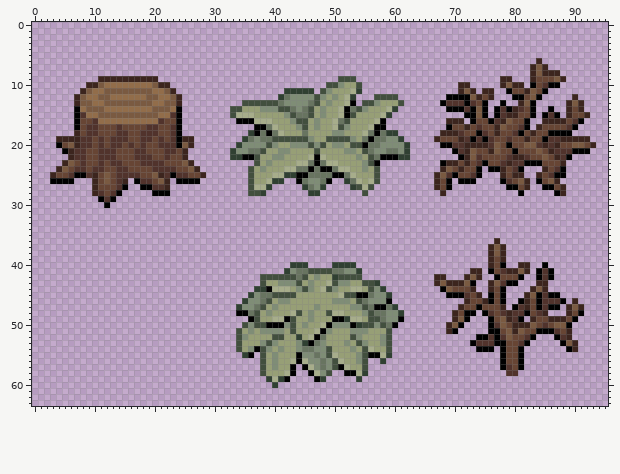
A sprite sheet gets an edit: Assets/GrassPlaneSprites.png. This is how it looked before the edit.
The file is 96x64 pixels. The old version is drawn lined up with the new one.
New version:
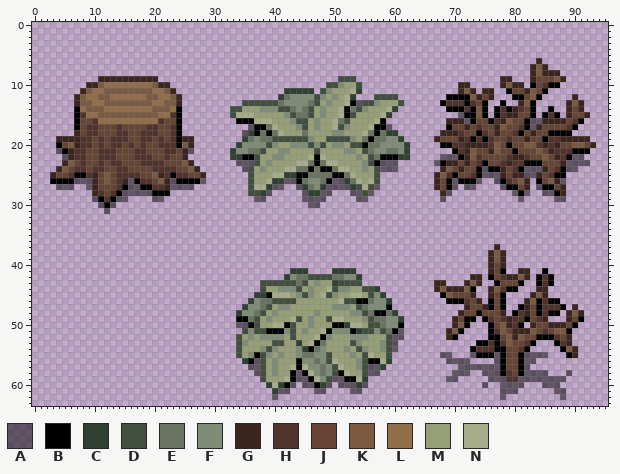
Palette (. is transparent): A #00000080  B #000000  C #304032  D #424f3e  E #687460  F #7f8d76  G #3c251e  H #51332c  J #674534  K #7a5a41  L #926d4a  M #979f76  N #a7ad8b
The edit:
whole drawing moved by +0,+2 (the old picture is shown already moved)
Changed rows in their new state; - is an unchanged pixel.
first column x 4:
13 --------------------------------------------------A--------------------------------------
15 -------------------------------------------------------------------A---------------------
16 --------------------------------------------------------------------A----------AA--------
17 --------------------------------A----------------------A-----------------------A---------
18 -------------------------------A---------------------------------------------------------
21 A---------------------A------------------------------------------------------------------
22 -A--------------------------------------------------------------AAA-------------------AA-
23 ------------------------------AAA---------------------AAA------A---------------------AAAA
24 -------------------------------A----------------------AAA--------------A------AAA----AA--
25 -----------------------------------------------------------------------AAA----AA---------
26 ---AAA------A------A----A-------------AA------AA------------------A---A--A----------A----
27 AAA--A------AA-----AAAA-------------AA--A----AAAA----A------------A-AA----A-----A--------
28 -----------AAAAA-------------------A-----A--AA---AA-A------------A----------A-A--AA------
29 ------A---AA----AA---------------AA------AAAA-----AA------------A------------A-----AA----
30 -------A-A--------------------------------AA---------------------------------------------
31 --------A--------------------------------------------------------------------------------
first column x 34:
36 -------------------------------------------.--------------
37 ------------------------------------------.G.-------------
39 -------------------------------------------K--------------
40 ---------...----....------------------------G--..--.------
41 --------.CCC....CCCC.------------------..-G-B..G--.B.-----
42 ----....CF-EDDDDEEFFC------------..---.G--BJHGGKG---------
43 -----DDDDDEDMF-MCDDDD...----------G...GKG-.BJJJB--BHB-----
44 ---.DMMFFFDM--MNDFFMMD-C.--------GKGGGKB---KHBB--.G-------
45 --.CCBNNNMFDF-NDFMMNNMD-C.--------BKJJJG.-G-----.GKG..----
46 -.C--EDDDD------MNDDBBE--C---------BBBH-G.-----.-K--BB.-.-
47 .C-FEDMFF----M--FFFMDEFFFB.----------.G-JGB-B-.B----HHB.G.
48 CFFEDMF--MM-MF-MMM-FFDEBBEC.--------.GJJBJJ-G.B-G-BHBB--KG
49 BBE--FMMMND----DNNMMMF-E---C---------J-B-BH-H--HBJHG...GJB
50 AAB-MMNNB--MF-MMBBCNNM-DEFFB-------.GKB----J-GHB.G-JGGGJB-
51 .D-DDBBBF--F-MNBFFFBCDDFDEBA--------KB-----HKJ-GGKJHJKKB--
52 -MF-FFFF-DM-MNBF---F-F--M-AA-------GB---..B-J-GKJJBBBHJ---
53 -F--MMDD--CMNBE---MDFM----A------------.BB--HK-JHB---BHG.-
54 --MMFDFM---CBE-M--FMDFM-F-A------------BHHHB---HB-----BK--
55 DMFB-FMF--FEEF--M--FM-NMMD--------AA---ABBBA----AAAA---BG-
56 -CBA-----M-F-EFDNM----BBNC---------AAAA----A----AA--------
57 --AA-----NBNF----NM-F-AAC------------AAAAAAA-J--A---------
58 ---A--F-M-ABNFEFDBNMMDAA------------AAA--AAAB-JBAAAA---A--
59 ----DMMMNBAABNFDAABBNC-------------AA-----AAAHHAAAAAAAA---
60 -----CNCBA-AABCA-AAACA-------------------A--AAAA---AAA----
61 ------CAA----AA----AA-----------------------AAA------AA---
62 ------A-------------------------------------A---------A---
Pixel boxes of the changes (left, top, right, bottom) in both pictures:
added: (236, 100, 398, 208)
added: (458, 112, 470, 124)
added: (530, 118, 542, 130)
added: (56, 148, 206, 214)
added: (434, 154, 590, 202)
changed: (434, 238, 584, 400)
changed: (236, 262, 404, 400)
